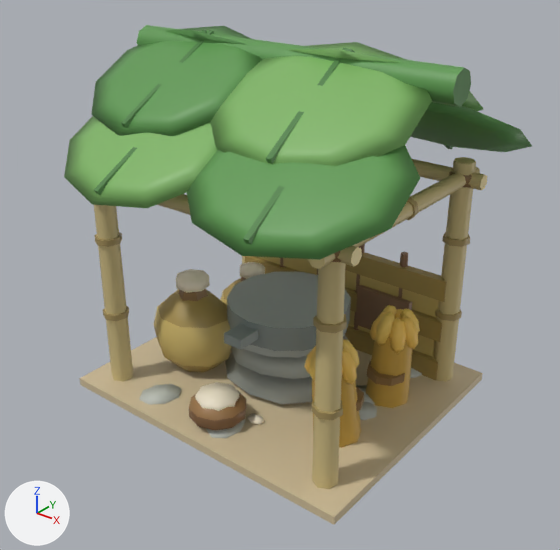
Two versions of the glTF model godot/art/models/quern_house.glb, one commit apart.
Before and after are seen from a 50 mm camera at (2.05, -2.58, 2.2) aimed at (0.05, -0.08, 0.65). Arrows for +X, +Y and +Z are at lower left; the lights stay in place. The first picture is the older version.

The scene before the commit, as lines of its bpy script (objects in view):
```python
me_body = bpy.data.meshes.new('body')
me_body.from_pydata(...)  # 1742 vertices, 3076 faces; spans x -0.87..0.89, y -0.8..0.8, z -0.02..1.68
me_body.materials.append(mat_defaultmaterial)
ob_body = bpy.data.objects.new('body', me_body)
ob_body.location = (0.0, 0.0, 0.0)
```
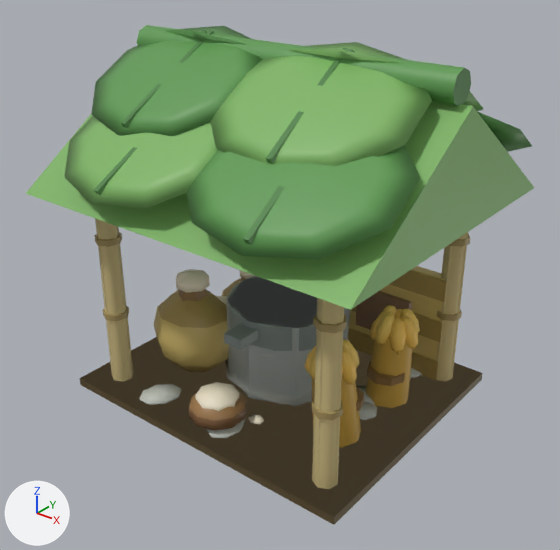
Location of each change, (x1, y1, x2, y2) in pixels of the pictures (560 x 550 px):
'body__far', added (green): after (25, 102, 534, 488)

What changed in the scene script:
```text
Add mat_defaultmaterial_001:
    mat_defaultmaterial_001 = bpy.data.materials.new('DefaultMaterial.001')
    mat_defaultmaterial_001.use_nodes = True; mat_defaultmaterial_001.node_tree.nodes.clear()
    _N = mat_defaultmaterial_001.node_tree.nodes; _L = mat_defaultmaterial_001.node_tree.links
    n0 = _N.new('ShaderNodeOutputMaterial'); n0.name = 'Material Output'
    n1 = _N.new('ShaderNodeBsdfPrincipled'); n1.name = 'Principled BSDF'
    n2 = _N.new('ShaderNodeVertexColor'); n2.name = 'Color Attribute'
    _L.new(n1.outputs[0], n0.inputs[0])  # 'BSDF' to 'Surface'
    _L.new(n2.outputs[0], n1.inputs[0])  # 'Color' to 'Base Color'
Add me_body__far:
    me_body__far.from_pydata(...)  # 84 vertices, 132 faces; spans x -0.86..0.86, y -0.74..0.74, z 0.0..1.53
    me_body__far.materials.append(mat_defaultmaterial_001)
Add ob_body__far:
    ob_body__far = bpy.data.objects.new('body__far', me_body__far)
    ob_body__far.location = (0.0, 0.0, 0.0)
```
